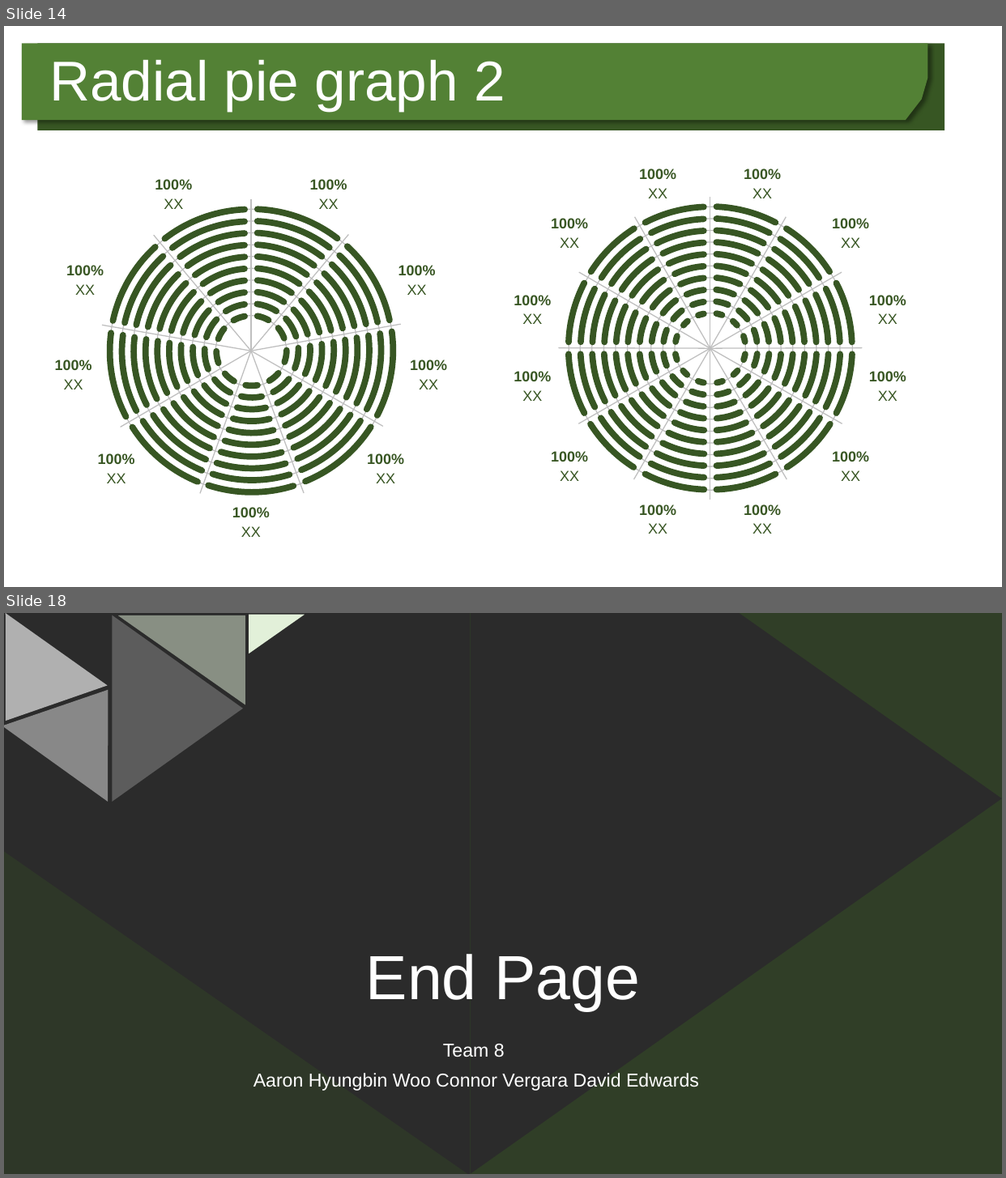
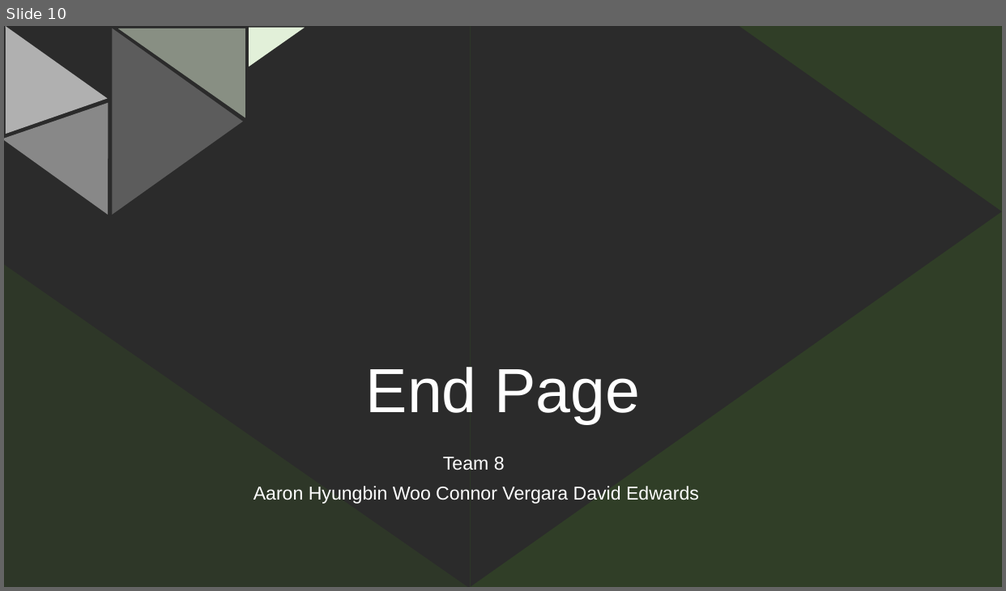
Before and after one commit to aaronhwoo/Project1, a slide deck: Team 8 Project 1.pptx. Shown one above the other, each under a label of ours: slides 14 and 18 before the commit, slide 10 after it; the slides between them are not shown. The pictures are 1006x1178 and 1006x591 pixels, drawn with LibreOffice and Linux fonts; fonts in the diff are those of the drawing; background and template pictures are left out; a plain dark background stands for a picture behind light text. Boxes give left, top, right and bottom in pixels: in the first picture for what was removed or moved away, otherwise in the second. Text is boxed around its words. In the diff, an @@ line names an element or a change of style, - is before the commit and + after.

```diff
--- a/Team 8 Project 1.pptx
+++ b/Team 8 Project 1.pptx
@@ slide 14 removed at (4,26,1002,587), background #FFFFFF @@
@@ freeform shape removed at (22,43,928,120) @@
@@ rectangle removed at (38,43,945,130) @@
@@ text removed at (49,59,505,111) @@
-Radial pie graph 2
@@ group removed at (52,152,451,551): 90 arc (boxed as its full ellipse)s, 10 ellipses, 9 lines, 9 texts @@
-100%
-XX
-100%
-XX
-100%
-XX
-100%
-XX
-100%
-XX
-100%
-XX
-100%
-XX
-100%
-XX
-100%
-XX
@@ group removed at (512,150,909,547): 120 arc (boxed as its full ellipse)s, 12 lines, 12 texts, 10 ellipses @@
-100%
-XX
-100%
-XX
-100%
-XX
-100%
-XX
-100%
-XX
-100%
-XX
-100%
-XX
-100%
-XX
-100%
-XX
-100%
-XX
-100%
-XX
-100%
-XX
@@ what was slide 18 is now slide 10 @@
```
Also in this commit, not shown: 7 slides changed, 2 slides added, 10 other slides removed.
